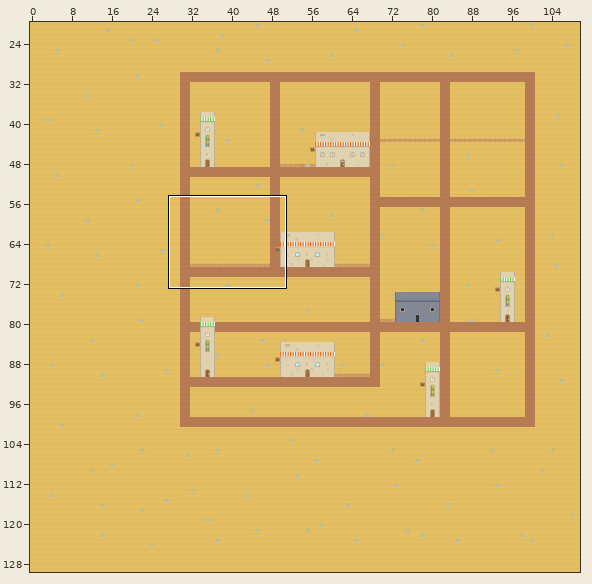
One commit to this Tiled map (JSON): assets/levels/map4.json. The picture above shows the old version from afar; the outline marks the close-up.
Close-up. As it was:
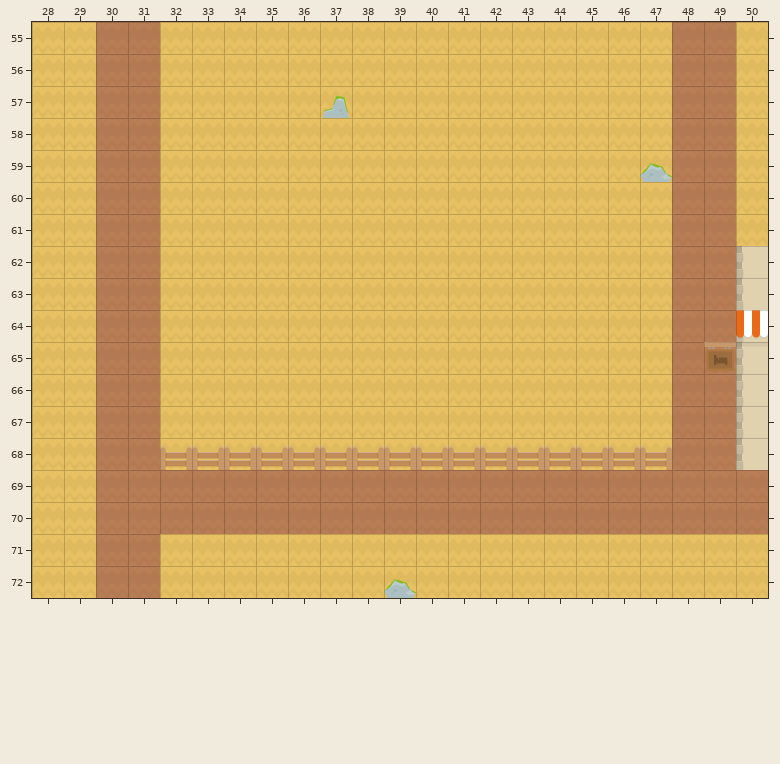
Cells are 70x70 px. Shown: x 28..50, y 55..72. The commit also changed other parts of the map, which this record leaves out.
Once edited:
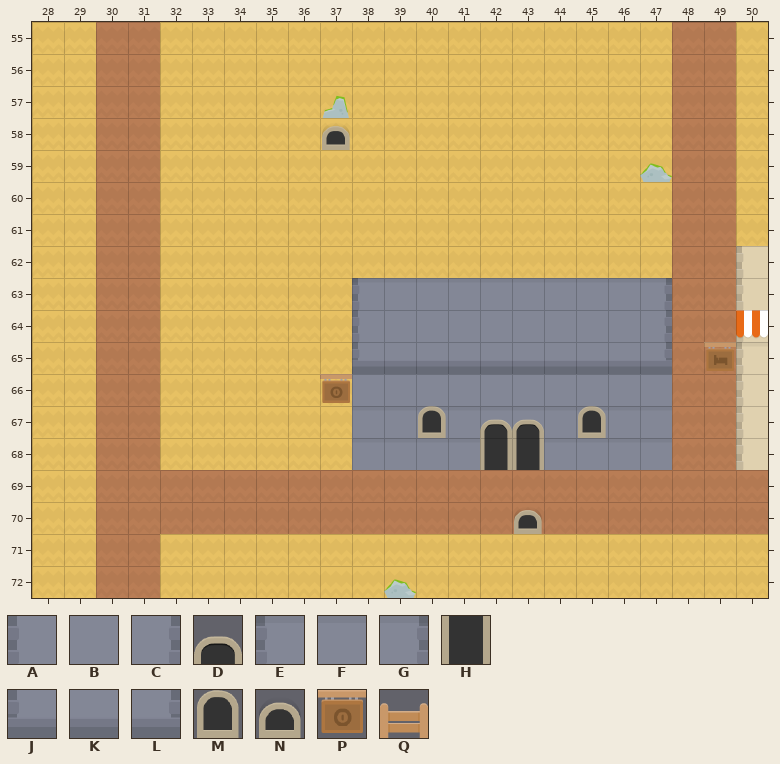
Key: from "sheet": A 3, B 4, C 5, D 11, E 17, F 18, G 19, H 25, J 31, K 32, L 33, M 40, N 54, P 73, Q 76.
_ is an empty cell.
Tiles of an added or newly shown layer are drawn over the layers below it.
Edits made:
Layer "collidableLayer":
y 66: x 38..47 __________ -> BBBBBBBBBB
y 67..68: x 38..47 __________ -> FFFFFFFFFF
Layer "lowerLayer":
y 67: x 40 _ -> M; x 42..43 __ -> DD; x 45 _ -> M
y 68: x 42..43 __ -> HH
Layer "upperLayer1":
y 63: x 38..47 __________ -> EFFFFFFFFG
y 64: x 38..47 __________ -> ABBBBBBBBC
y 65: x 38..47 __________ -> JKKKKKKKKL
Layer "upperLayer2":
y 66: x 37 _ -> P
y 68: x 32..47 QQQQQQQQQQQQQQQQ -> ________________
Layer "npcLayer" (now shown):
y 58: x 37 _ -> N
y 70: x 43 _ -> N
